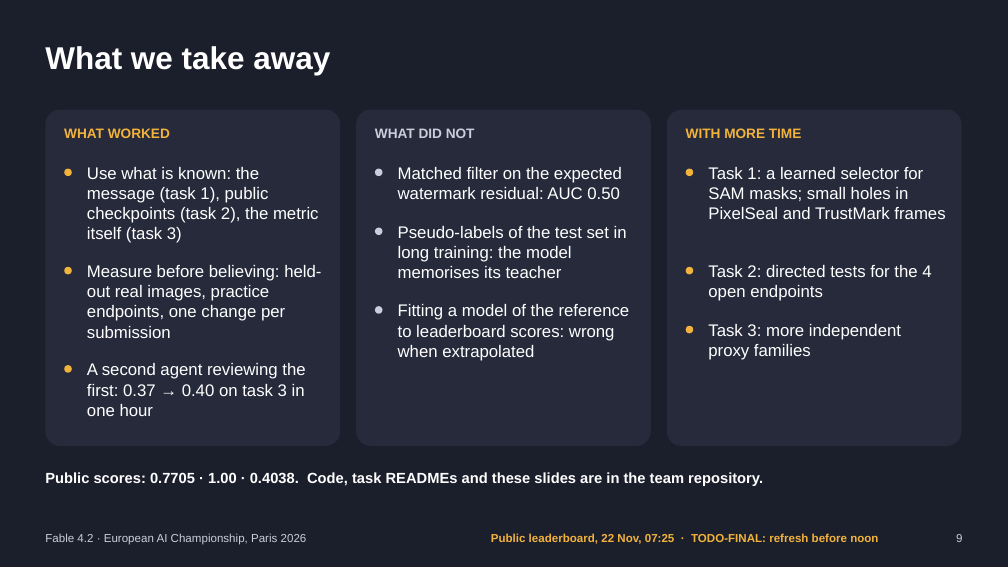
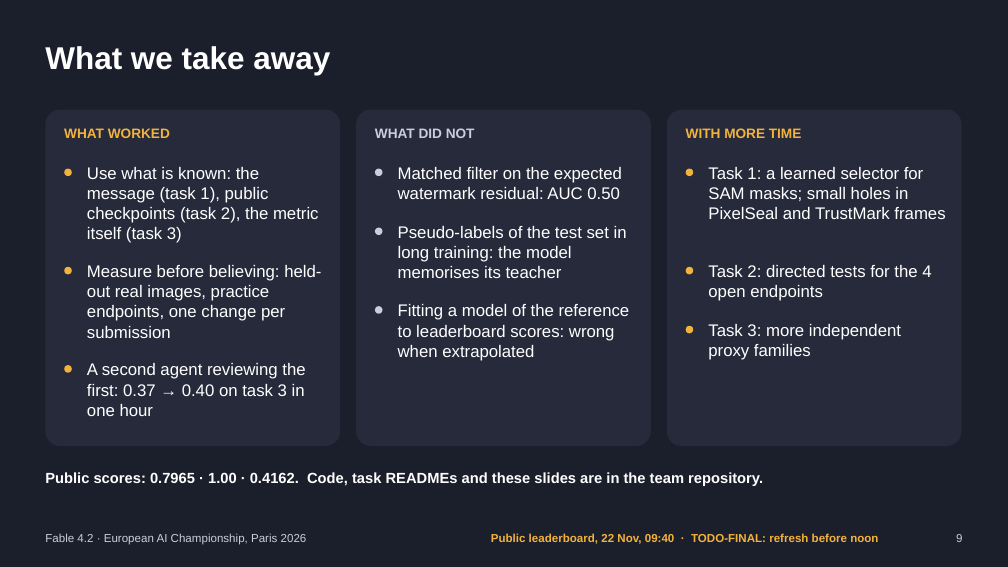
Before and after one commit to AnMaLeNo/Fable-4.2, a slide deck: slide 9 of slides/Fable4.2_slides.pptx. Drawn at 1008x567 pixels with LibreOffice and Linux fonts; fonts in the diff are those of the drawing. Boxes give left, top, right and bottom in pixels: in the first picture for what was removed or moved away, otherwise in the second. Text is boxed around its words. In the diff, an @@ line names an element or a change of style, - is before the commit and + after.

```diff
--- a/slides/Fable4.2_slides.pptx
+++ b/slides/Fable4.2_slides.pptx
@@ text at [45, 472, 763, 486]: text changed @@
-Public scores: 0.7705 · 1.00 · 0.4038. Code, task READMEs and these slides are in the team repository.
+Public scores: 0.7965 · 1.00 · 0.4162. Code, task READMEs and these slides are in the team repository.
@@ text at [491, 533, 878, 544]: text changed @@
-Public leaderboard, 22 Nov, 07:25 · TODO-FINAL: refresh before noon
+Public leaderboard, 22 Nov, 09:40 · TODO-FINAL: refresh before noon
```
Also in this commit, not shown: 5 other slides changed, 14 other files.
